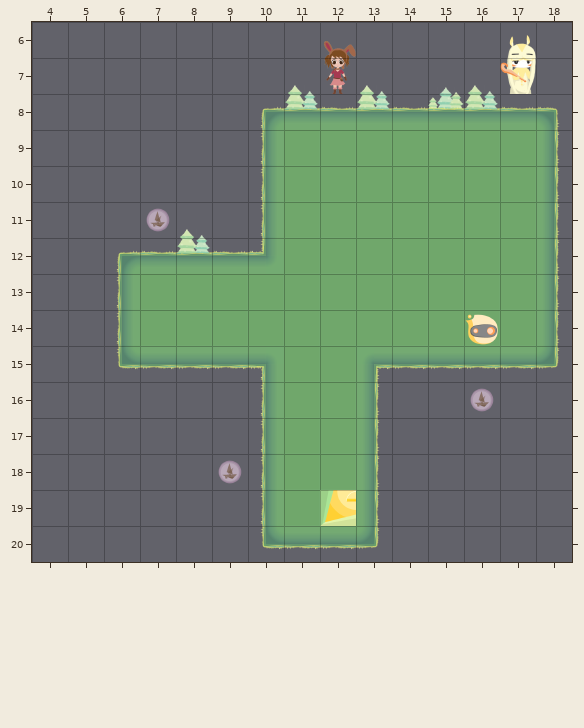
Two states of a Tiled map, LibGDX/core/assets/Levels/newLevel.tmx. The picture above is the old version.
Cells are 128x128 px. Shown: x 4..18, y 6..20.
New version:
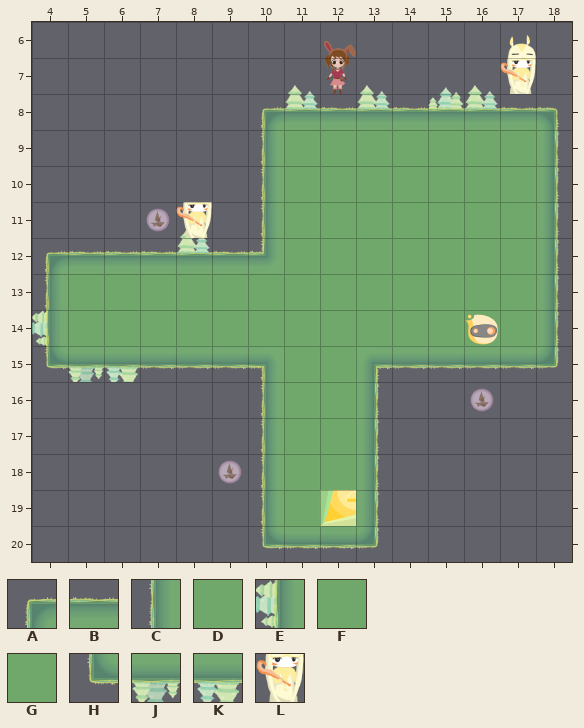
Key: from "newTile": A 9, B 10, C 18, D 19, E 22, F 23, G 24, H 27, J 41, K 42, L 68 "overmonster".
_ is an empty cell.
Edits made:
Layer "Ground":
There is now tile A in row 12 at x 4.
The edit turns tile A into tile B in row 12 at x 6.
There is now tile B in row 12 at x 5.
There is now tile C in row 13 at x 4.
There is now tile D in row 13 at x 5.
There is now tile E in row 14 at x 4.
The edit turns tile C into tile F in row 13 at x 6.
There is now tile F in row 14 at x 5.
The edit turns tile C into tile G in row 14 at x 6.
There is now tile H in row 15 at x 4.
There is now tile J in row 15 at x 5.
The edit turns tile H into tile K in row 15 at x 6.
Layer "Objects":
There is now tile L in row 11 at x 8.
